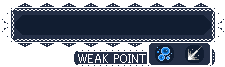
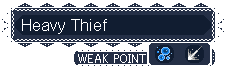
Revision of a layered w=225, h=67 image; what changed, layer by layer:
renamed "Pasted Layer" to "Heavy Thief", showed it, moved it above "BG", painted on it over [22, 19, 107, 34]
